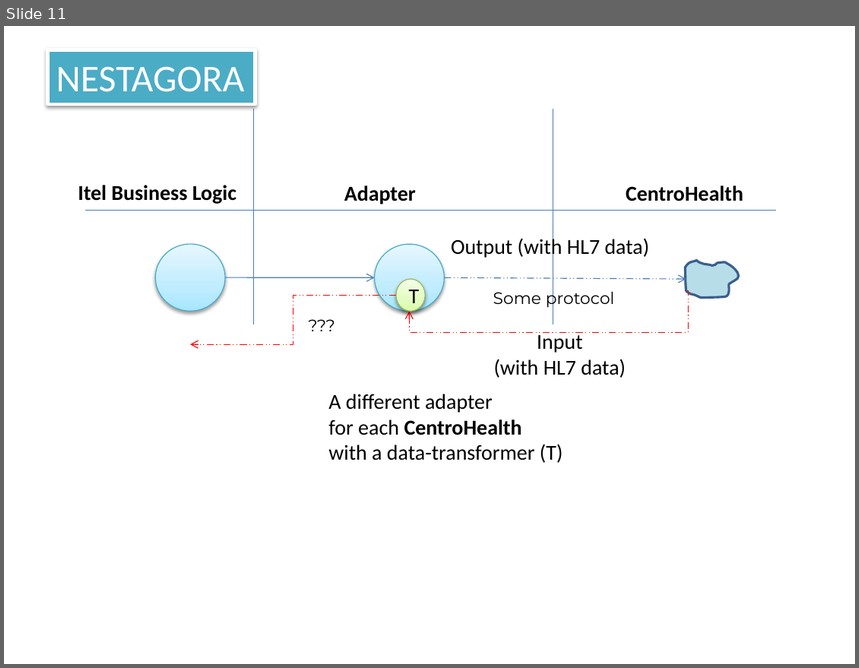
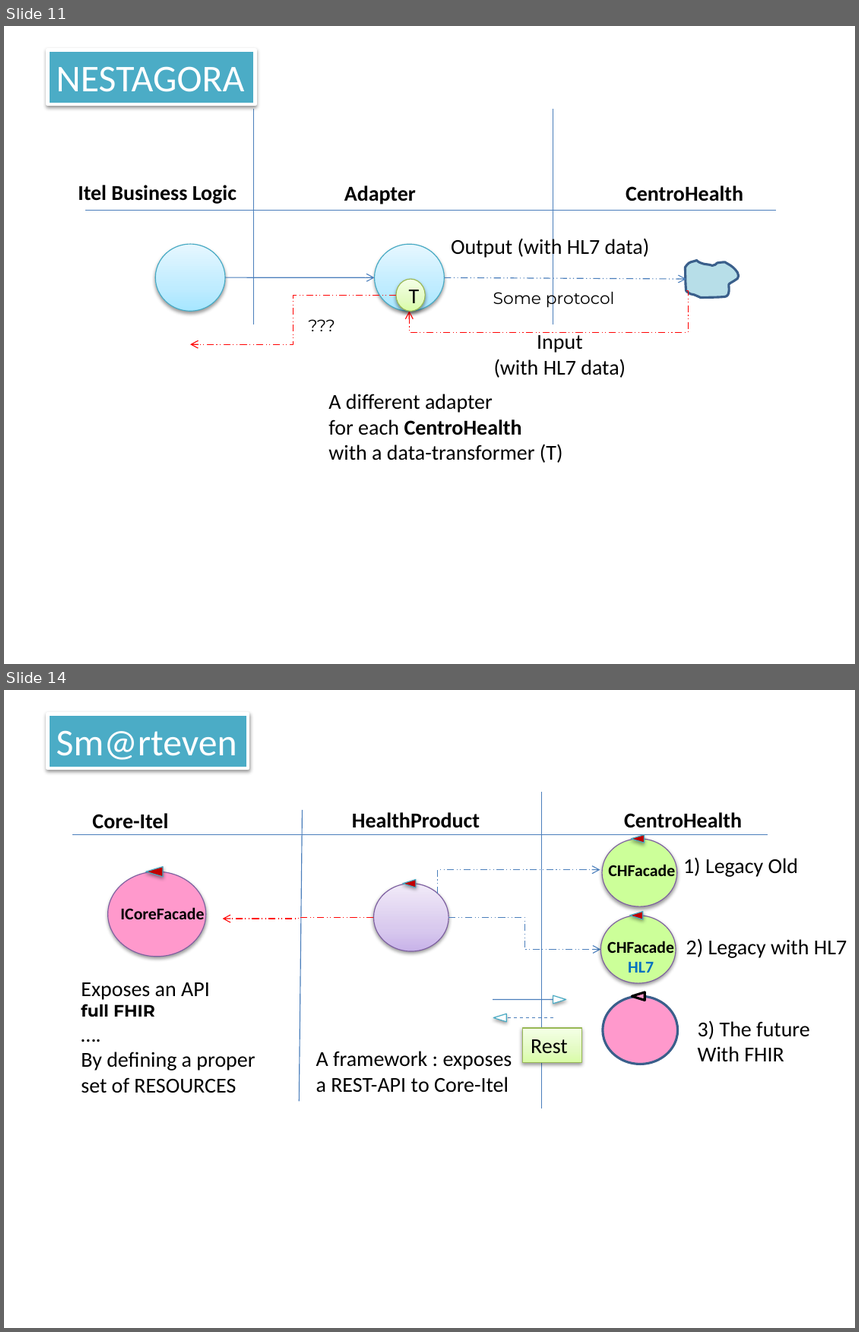
Before and after one commit to anatali/natMaterial, a slide deck: health/userDocs/UniboFigs.pptx. Shown one above the other, each under a label of ours: slide 11 before the commit, slides 11 and 14 after it; the slides between them are not shown. The pictures are 859x668 and 859x1332 pixels, drawn with LibreOffice and Linux fonts; fonts in the diff are those of the drawing. Boxes give left, top, right and bottom in pixels: in the first picture for what was removed or moved away, otherwise in the second. Text is boxed around its words. In the diff, an @@ line names an element or a change of style, - is before the commit and + after.

```diff
--- a/health/userDocs/UniboFigs.pptx
+++ b/health/userDocs/UniboFigs.pptx
@@ slide 14 added at (4,690,855,1328), background #FFFFFF @@
@@ rectangle added at (48,714,248,768), fill #4BACC6, outline #FFFFFF 3 pt, 32 pt, text #FFFFFF @@
+Sm@rteven
@@ line added from (541, 792) to (541, 1109), #4B7EBC 0.75 pt @@
@@ text added at (92,813,168,829), 18 pt, text #000000, bold @@
+Core-Itel
@@ line added from (302, 810) to (300, 1101), #4B7EBC 0.75 pt @@
@@ text added at (352,812,480,828), 18 pt, text #000000, bold @@
+HealthProduct
@@ text added at (624,812,742,828), 18 pt, text #000000, bold @@
+CentroHealth
@@ line added from (73, 834) to (768, 834), #4B7EBC 0.75 pt @@
@@ ellipse added at (602,839,677,907), fill #CCFF99, outline #7D60A0 0.75 pt @@
@@ triangle added at (631,834,644,842), fill #C00000, outline #46AAC5 0.75 pt @@
@@ triangle added at (146,867,163,877), fill #C00000, outline #46AAC5 0.75 pt @@
@@ elbow arrow added from (438, 894) to (600, 869), #4B7EBC 0.75 pt dashed @@
@@ text added at (608,862,675,876), 14 pt, text #000000, bold @@
+CHFacade
@@ text added at (683,857,799,877), 18 pt, text #000000 @@
+1) Legacy Old
@@ ellipse added at (108,872,205,958), fill #FF99CC, outline #7D60A0 0.75 pt @@
@@ ellipse added at (373,883,449,951), fill gradient #C9B5E8 to #D8CBEE to #F0EAF9, outline #7D60A0 0.75 pt @@
@@ triangle added at (402,880,415,888), fill #C00000, outline #46AAC5 0.75 pt @@
@@ text added at (120,907,204,920), 14 pt, text #000000, bold @@
+ICoreFacade
@@ elbow arrow added from (373, 917) to (223, 919), #FF0000 0.75 pt dashed @@
@@ elbow arrow added from (449, 917) to (601, 950), #4B7EBC 0.75 pt dashed @@
@@ ellipse added at (601,916,676,983), fill #CCFF99, outline #7D60A0 0.75 pt @@
@@ triangle added at (629,911,642,919), fill #C00000, outline #46AAC5 0.75 pt @@
@@ text added at (607,939,674,973), 14 pt, text #000000, bold @@
+CHFacade
+HL7
@@ text added at (686,939,847,958), 18 pt, text #000000 @@
+2) Legacy with HL7
@@ text added at (81,983,255,1094), 18 pt, text #000000 @@
+Exposes an API
+full FHIR
+….
+By defining a proper
+set of RESOURCES
@@ line added from (493, 1000) to (553, 1000), #4B7EBC 0.75 pt @@
@@ triangle added at (553,996,566,1003), fill #FFFFFF, outline #46AAC5 0.75 pt @@
@@ ellipse added at (602,996,677,1065), fill #FF99CC, outline #3A5F8C 2 pt @@
@@ triangle added at (633,992,645,1000), fill #FF99CC, outline #000000 2 pt @@
@@ triangle added at (493,1015,506,1022), fill #FFFFFF, outline #46AAC5 0.75 pt @@
@@ line added from (495, 1018) to (556, 1018), #4B7EBC 0.75 pt dashed @@
@@ rectangle added at (522,1028,582,1062), fill gradient #DAFDA7 to #E4FCC2 to #F5FFE7, outline #98B955 0.75 pt, 18 pt, text #000000 @@
+Rest
@@ text added at (698,1021,810,1062), 18 pt, text #000000 @@
+3) The future
+With FHIR
@@ text added at (316,1051,512,1093), 18 pt, text #000000 @@
+A framework : exposes
+a REST-API to Core-Itel
```
Also in this commit, not shown: 1 slide changed, 1 other slide added, 7 other files.
